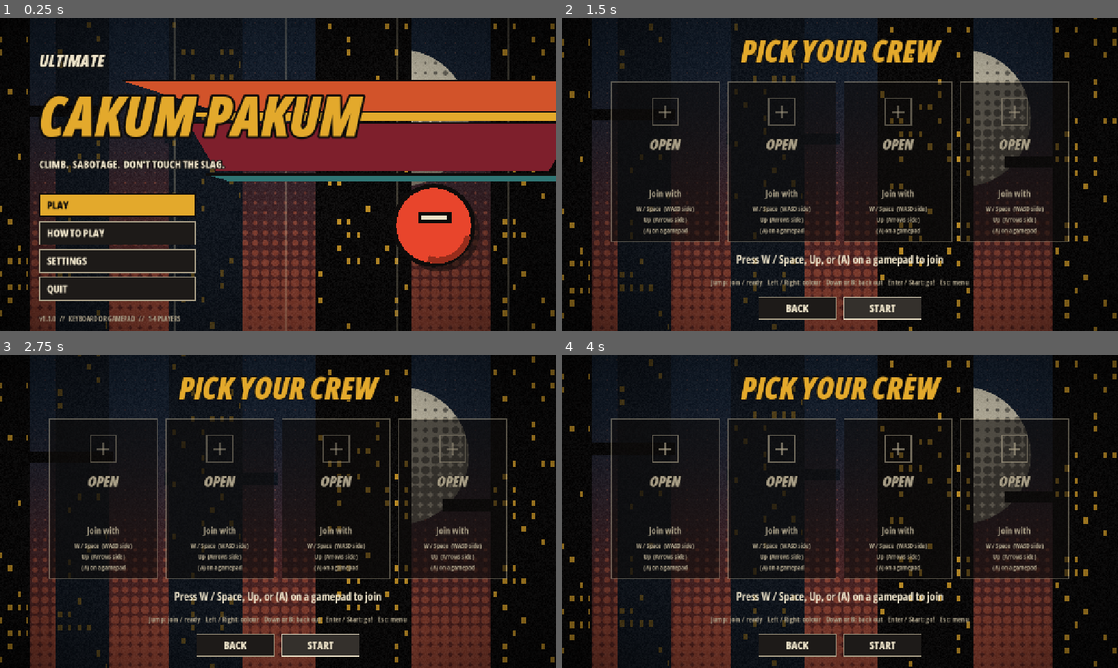
Above: before the commit, frames 1-4 (two rows, left to right).
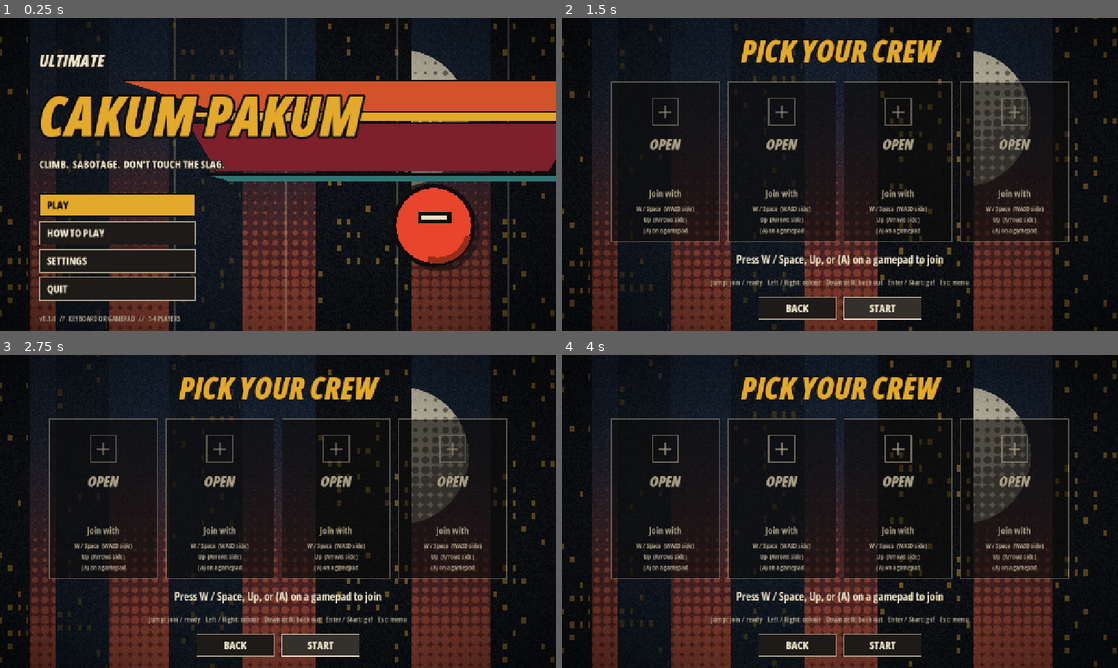
Above: after the commit, the same moments.

Repository: Punff/game-dev
Game: Godot game, scene res://scenes/main_menu.tscn
Two runs of this game, one before a commit and one after it. Both use one fixed random seed, a clock stepped at 60 frames per second and the inputs below.
Inputs:
- Up to frame 1 (0.25 s): no input
- Up to frame 2 (1.5 s): click "PLAY" at 0.5 s; click "START" at 1.25 s
- Up to frame 3 (2.75 s): click "START" at 2 s
- Up to frame 4 (4 s): click "BACK" at 2.75 s; click "PLAY" at 3.5 s

The runs differ from the first frame. In frame 1, 1.1% of the frame differs, in the area x 0-100%, y 1-100%; in frame 2, 1.5%; in frame 3, 1.4%; in frame 4, 1.5%.

Commit message:
Readability pass (tower contrast, steel colour, bolder shockwave), cracked slag, updated help/README, gentler opening
Co-Authored-By: Claude Opus 5.5 <noreply@anthropic.com>

Diff:
--- a/scripts/core/palette.gd
+++ b/scripts/core/palette.gd
@@ -43,7 +43,7 @@
 
 ## Block colours: [face, accent] keyed by block id.
 const BLOCKS := {
-	"static_platform": [Color("3b3733"), Color("6d665c")],
+	"static_platform": [Color("7a7266"), Color("d8cdb0")],
 	"bounce_pad": [Color("5f8a3c"), Color("b8d46a")],
 	"speed_block": [Color("e3a92c"), Color("0e0c0b")],
 	"breakable_block": [Color("c9b993"), Color("6d6250")],
@@ -51,6 +51,6 @@
 	"push_zone": [Color("d2532a"), Color("f3c29a")],
 	"vanishing_block": [Color("51657a"), Color("b8c8d8")],
 	"ice_block": [Color("9cc8d8"), Color("ffffff")],
-	"moving_platform": [Color("1a2433"), Color("8a9bb0")],
+	"moving_platform": [Color("4b6a8c"), Color("d8e4f0")],
 	"reverse_block": [Color("7e1f2c"), Color("f08a9a")],
 }
--- a/scripts/fx/fx.gd
+++ b/scripts/fx/fx.gd
@@ -146,11 +146,16 @@
 				for i in 13:
 					var ang := base - spread + spread * 2.0 * i / 12.0
 					pts.append(Vector2(cos(ang), sin(ang)) * r)
-				draw_colored_polygon(pts, Color(color, 0.35 * (1.0 - _t / 0.35)))
+				draw_colored_polygon(pts, Color(color, 0.55 * (1.0 - _t / 0.35)))
 			for k in 3:
 				var rr := r * (1.0 - k * 0.18)
-				draw_arc(Vector2.ZERO, rr, base - spread, base + spread, 24, Color(Palette.INK, a), 10.0 - k * 2.0)
-				draw_arc(Vector2.ZERO, rr, base - spread, base + spread, 24, Color(Palette.PAPER if k == 0 else color, a), 5.0 - k)
+				draw_arc(Vector2.ZERO, rr, base - spread, base + spread, 24, Color(Palette.INK, a), 18.0 - k * 4.0)
+				draw_arc(Vector2.ZERO, rr, base - spread, base + spread, 24, Color(Palette.PAPER if k == 0 else color, a), 10.0 - k * 2.5)
+			# radial gun-blast streaks
+			for k in 7:
+				var ang := base - spread * 0.8 + spread * 1.6 * k / 6.0
+				var dv := Vector2(cos(ang), sin(ang))
+				draw_line(dv * r * 0.25, dv * r * 0.25 + dv * 60.0 * (1.0 - _t), Color(Palette.PAPER, a), 4.0)
 		Kind.LINES:
 			var d := direction.normalized()
 			var side := d.orthogonal()
--- a/scripts/game/game.gd
+++ b/scripts/game/game.gd
@@ -5,8 +5,8 @@
 
 const FLOOR_Y := 0.0
 const COUNTDOWN := 3
-const LAVA_START_BELOW := 420.0
-const LAVA_GRACE := 2.0
+const LAVA_START_BELOW := 650.0
+const LAVA_GRACE := 3.5
 const END_DELAY := 1.4
 
 var background := Background.new()
--- a/scripts/game/game_camera.gd
+++ b/scripts/game/game_camera.gd
@@ -7,9 +7,9 @@
 
 const MARGIN_TOP := 380.0
 const MARGIN_BOTTOM := 220.0
-const MARGIN_SIDE := 320.0
+const MARGIN_SIDE := 300.0
 const MIN_ZOOM := 0.42
-const MAX_ZOOM := 0.8
+const MAX_ZOOM := 0.9
 
 var targets: Array = []
 var lava_y := INF
--- a/scripts/player/player.gd
+++ b/scripts/player/player.gd
@@ -8,7 +8,7 @@
 signal died(player_id: int)
 
 # ── Movement ─────────────────────────────────
-const RADIUS := 16.0
+const RADIUS := 18.0
 const SPEED := 390.0
 const ACCEL := 2700.0
 const AIR_ACCEL := 1900.0
--- a/scripts/ui/help_screen.gd
+++ b/scripts/ui/help_screen.gd
@@ -10,7 +10,7 @@
 	[ConveyorBlock, "Conveyor", "Drags you. Shockwave flips it."],
 	[PushZone, "Gust", "Wind that changes direction."],
 	[IceBlock, "Ice", "Slippery. Plan your stops."],
-	[BreakableBlock, "Crumbly", "Shatters when you jump off it or blast it. Debris floats!"],
+	[BreakableBlock, "Concrete", "Jump off, ground-pound, blast or chunk it: shatters into floating debris."],
 	[VanishingBlock, "Ghost", "Vanishes after you land. Comes back."],
 	[MovingPlatform, "Mover", "Slides side to side."],
 	[ReverseBlock, "Scrambler", "Flips left and right for a few seconds."],
@@ -20,7 +20,7 @@
 func _ready() -> void:
 	build_overlay(0.8, 1000)
 	content.add_child(UiTheme.title("HOW TO PLAY", 46))
-	var goal := UiTheme.label("Climb as high as you can. The lava never stops rising. Last one standing wins - or play solo and chase your best height.", 20, Palette.TEXT)
+	var goal := UiTheme.label("Climb. Wreck the route behind you. The slag never stops rising - last one standing wins. Flying chunks hit hard and smash more concrete: chain it.", 20, Palette.TEXT)
 	goal.autowrap_mode = TextServer.AUTOWRAP_WORD_SMART
 	goal.horizontal_alignment = HORIZONTAL_ALIGNMENT_CENTER
 	content.add_child(goal)
@@ -30,10 +30,11 @@
 	abilities.add_theme_constant_override("h_separation", 28)
 	abilities.add_theme_constant_override("v_separation", 4)
 	for pair in [
-		["Double Jump", "Jump again in mid-air. Tap for a short hop."],
-		["Charge Jump", "Hold on the ground, release for a huge leap."],
-		["Shockwave", "Blast players and blocks in the aimed direction. Aim down to rocket-jump."],
-		["Gravity Field", "Hold to hover and pull floating debris under you."],
+		["Double Jump", "Jump again in mid-air. Tap for a short hop. Jumping next to someone shoves them."],
+		["Charge Jump", "Hold to charge - start on the ground, keep it running off ledges - release anywhere to launch."],
+		["Ground Pound", "Fast-fall onto concrete and it shatters under you (and anyone standing on it)."],
+		["Shockwave", "Aimed blast: knocks players, shatters concrete, turns debris into projectiles. Aim down to rocket-jump."],
+		["Gravity Field", "Hold to hover and grab debris - it stacks under you. Release while aiming to hurl it."],
 	]:
 		var l := UiTheme.label(pair[0], 20, Palette.ACCENT)
 		abilities.add_child(l)
--- a/shaders/background.gdshader
+++ b/shaders/background.gdshader
@@ -28,11 +28,7 @@
 	float w = cell_w * (0.3 + 0.45 * hash(vec2(cx, seed + 1.0)));
 	float off = (hash(vec2(cx, seed + 2.0)) - 0.5) * (cell_w - w);
 	float lx = p.x - cx * cell_w - cell_w * 0.5 - off;
-	if (abs(lx) > w * 0.5) {
-		// girder bands bridging between towers every so often
-		float band = mod(p.y + h * 900.0, 700.0);
-		return vec2(step(band, 26.0) * step(0.6, h) , 0.0);
-	}
+	if (abs(lx) > w * 0.5) return vec2(0.0);
 	// windows
 	vec2 wcell = vec2(22.0, 30.0);
 	vec2 wid = floor(vec2(lx + w * 0.5, p.y) / wcell);
@@ -75,14 +71,15 @@
 	if (detail > 0.5) {
 		vec2 fp = rel + cam_pos * vec2(0.2, 0.2);
 		vec2 far = towers(fp, 260.0, 3.0);
-		col = mix(col, mix(island_color.rgb, sky_top.rgb, 0.55), far.x);
-		col = mix(col, accent.rgb * 0.6, far.y * 0.6);
+		col = mix(col, mix(island_color.rgb, sky_top.rgb, 0.65), far.x);
+		col = mix(col, accent.rgb * 0.6, far.y * 0.35);
 	}
 	// Near towers
 	vec2 np = rel + cam_pos * vec2(0.45, 0.45);
 	vec2 near = towers(np, 380.0, 11.0);
-	col = mix(col, island_color.rgb, near.x);
-	col = mix(col, accent.rgb, near.y * 0.85);
+	// Keep towers a step back from pure ink so gameplay pops in front.
+	col = mix(col, mix(island_color.rgb, sky_top.rgb, 0.3), near.x);
+	col = mix(col, accent.rgb * 0.8, near.y * 0.6);
 
 	// Side walls: ink with hazard stripes along the edge
 	float wx = rel.x + cam_pos.x;
--- a/shaders/lava.gdshader
+++ b/shaders/lava.gdshader
@@ -34,20 +34,24 @@
 		float depth = clamp(d / 300.0, 0.0, 1.0);
 		vec3 col = mix(hot.rgb, mid.rgb, smoothstep(0.0, 40.0, d));
 		col = mix(col, deep.rgb, depth);
-		// drifting crust plates (cell noise)
-		vec2 q = vec2(x + TIME * 14.0, p.y * 1.6) / 70.0;
+		// Cooling crust plates with glowing cracks between them (F2 - F1 cell noise).
+		vec2 q = vec2(x + TIME * 14.0, p.y * 1.4) / 80.0;
 		vec2 id = floor(q);
 		vec2 f = fract(q);
-		float m = 1.0;
+		float f1 = 8.0;
+		float f2 = 8.0;
 		for (int j = -1; j <= 1; j++) {
 			for (int i = -1; i <= 1; i++) {
 				vec2 o = vec2(float(i), float(j));
 				vec2 c = o + vec2(hash(id + o), hash(id + o + 9.1)) - f;
-				m = min(m, dot(c, c));
+				float dd = dot(c, c);
+				if (dd < f1) { f2 = f1; f1 = dd; } else if (dd < f2) { f2 = dd; }
 			}
 		}
-		float crust = smoothstep(0.12, 0.3, m) * (0.35 + 0.65 * depth);
-		col = mix(col, vec3(0.06, 0.04, 0.04), crust * 0.8);
+		float edge = sqrt(f2) - sqrt(f1);
+		float crust = smoothstep(0.05, 0.16, edge) * smoothstep(10.0, 60.0, d);
+		vec3 crust_col = mix(vec3(0.16, 0.07, 0.06), vec3(0.07, 0.04, 0.04), depth);
+		col = mix(col, crust_col, crust * 0.92);
 		COLOR = vec4(col, 1.0);
 	}
 }
--- a/tests/screenshot.gd
+++ b/tests/screenshot.gd
@@ -48,6 +48,15 @@
 			await get_tree().create_timer(4.5).timeout
 			for p in scene.players.slice(1):
 				p.die()
+		"blast":
+			# Shatter nearby concrete and fire a shockwave to preview debris.
+			await get_tree().create_timer(4.2).timeout
+			var c: Vector2 = scene.camera.get_screen_center_position()
+			for b in get_tree().get_nodes_in_group("destructible") + get_tree().get_nodes_in_group("blocks"):
+				if b is BreakableBlock and b.global_position.distance_to(c) < 700:
+					b.break_apart(c + Vector2(0, 300), 300.0)
+			scene.players[0]._fire_shockwave()
+			scene.players[1]._field_active = true
 		"climb":
 			# Teleport players upward to preview later biomes.
 			await get_tree().create_timer(4.0).timeout
Not shown, changed: README.md
